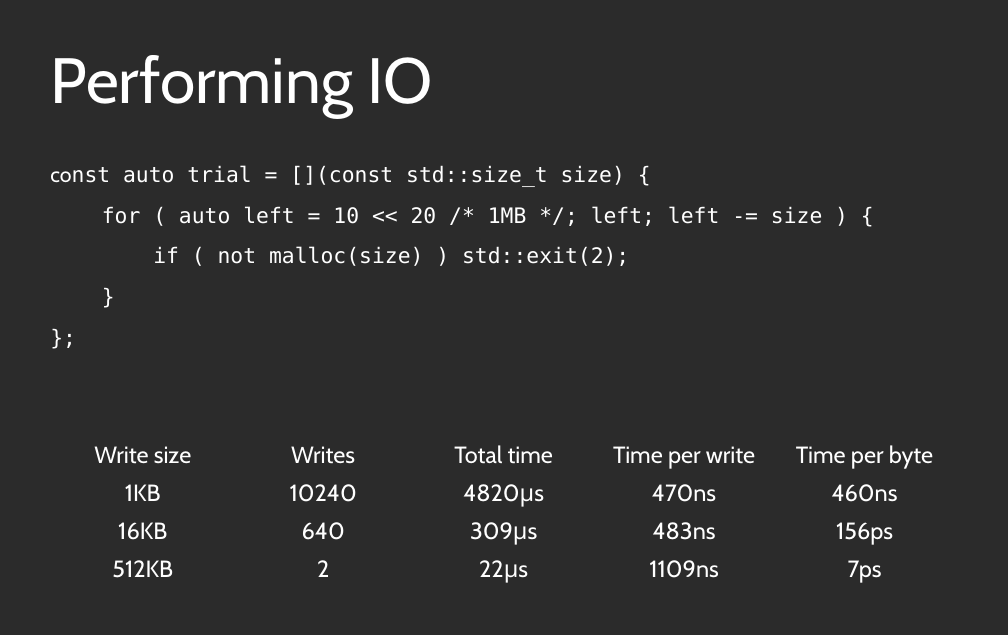
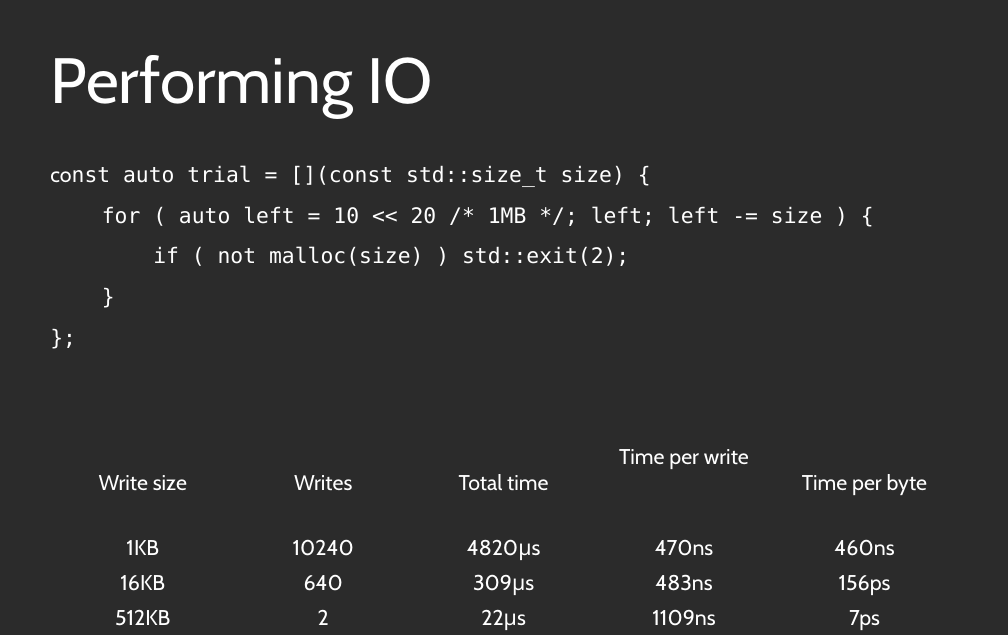
Before and after one commit to KayEss/cpp-designing4performance, a slide deck: slide 13 of slides/Designing APIs For Performance.odp. Drawn at 1008x635 pixels with LibreOffice and Linux fonts; fonts in the diff are those of the drawing; background and template pictures are left out; a plain dark background stands for a picture behind light text. Boxes give left, top, right and bottom in pixels: in the first picture for what was removed or moved away, otherwise in the second. Text is boxed around its words. In the diff, an @@ line names an element or a change of style, - is before the commit and + after.

```diff
--- a/slides/Designing APIs For Performance.odp
+++ b/slides/Designing APIs For Performance.odp
@@ table at [52,436,955,634] @@
@@ size 22 to 20 pt @@
```
Also in this commit, not shown: 3 other slides changed.
